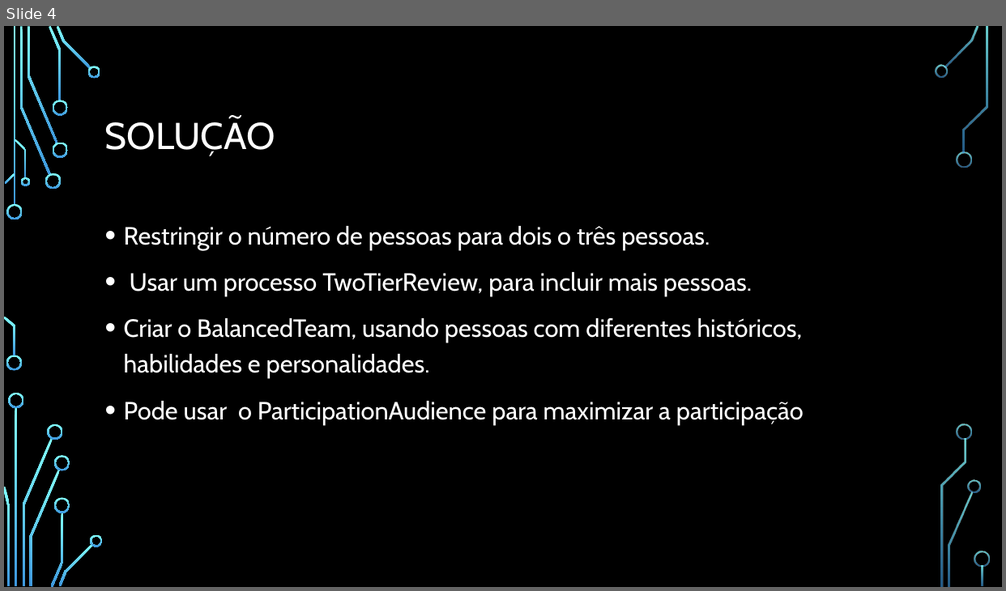
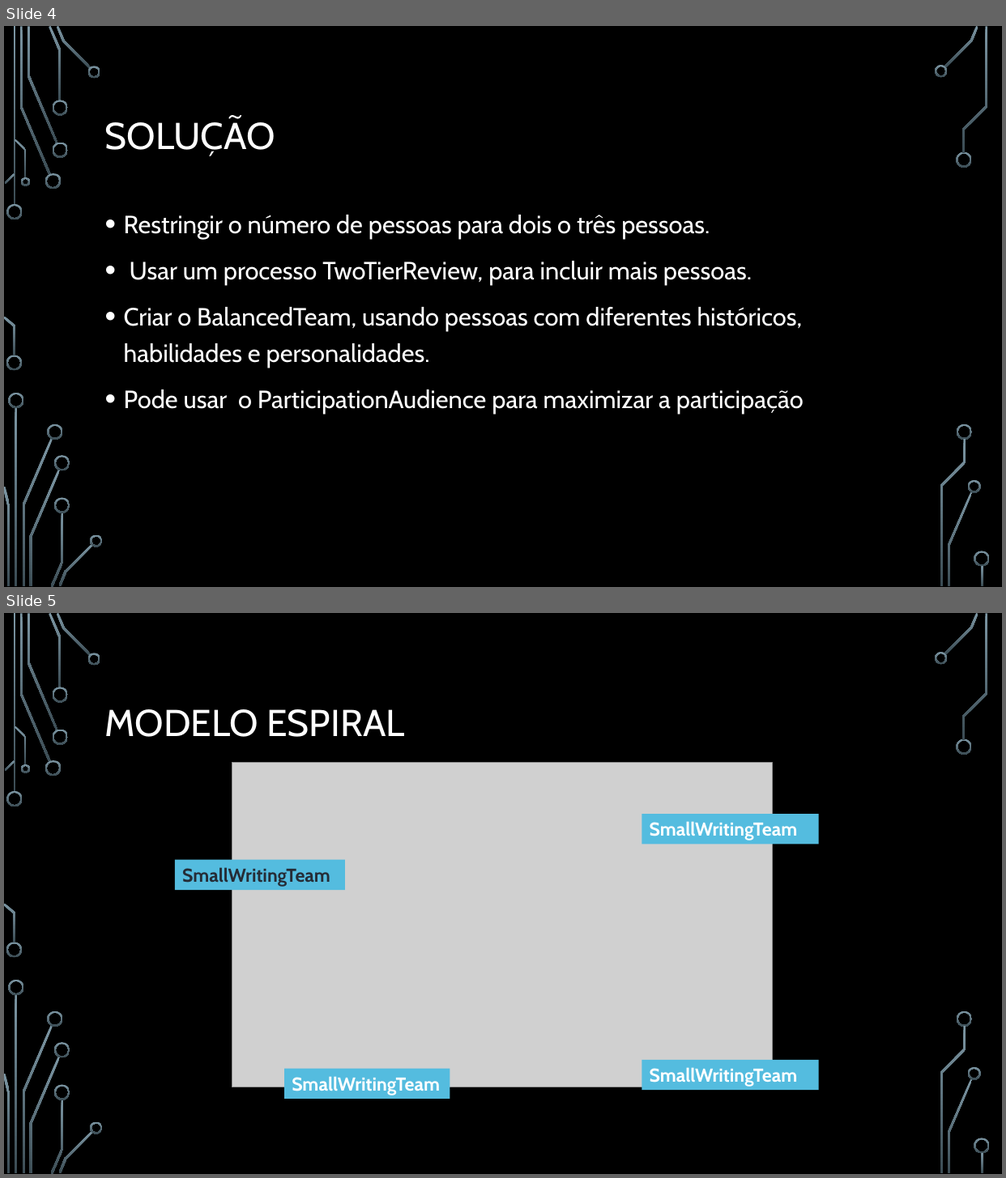
Before and after one commit to VPG6700/IPG-Engenharia-de-Software-II, a slide deck: Resumo-Padrões/SmallWritingTeam.pptx. Shown one above the other, each under a label of ours: slide 4 before the commit, slides 4 and 5 after it. The pictures are 1006x591 and 1006x1178 pixels, drawn with LibreOffice and Linux fonts; fonts in the diff are those of the drawing; grey boxes stand for pictures; background and template pictures are left out. Boxes give left, top, right and bottom in pixels: in the first picture for what was removed or moved away, otherwise in the second. Text is boxed around its words. In the diff, an @@ line names an element or a change of style, - is before the commit and + after.

```diff
--- a/Resumo-Padrões/SmallWritingTeam.pptx
+++ b/Resumo-Padrões/SmallWritingTeam.pptx
@@ slide 5 added at [4, 613, 1002, 1174], background picture (left out); not listed: 36 template elements that a slide beside it also shows @@
@@ title added at [105, 709, 404, 737], 36 pt, text #FFFFFF @@
+MODELO ESPIRAL
@@ picture added at [232, 763, 772, 1087] @@
@@ rectangle added at [641, 815, 819, 845], fill #54BCDF, 18 pt, text #FFFFFF, bold @@
+SmallWritingTeam
@@ rectangle added at [175, 860, 345, 890], fill #54BCDF, 18 pt, text #252C36, bold @@
+SmallWritingTeam
@@ rectangle added at [285, 1069, 450, 1099], fill #54BCDF, 18 pt, text #FFFFFF, bold @@
+SmallWritingTeam
@@ rectangle added at [641, 1060, 819, 1090], fill #54BCDF, 18 pt, text #FFFFFF, bold @@
+SmallWritingTeam
@@ slide 4 changed as well @@
@@ fill gradient #82FFFF to #3D97DE to gradient #7C96A3 to #3B4C54 in 36 elements at [7, 204, 23, 220], [6, 356, 22, 371], [20, 27, 50, 175], [45, 173, 61, 189], [27, 27, 57, 143], [49, 26, 62, 101], [52, 142, 68, 158], [52, 100, 68, 116], [57, 26, 91, 70], [88, 66, 101, 78], [5, 173, 15, 184], [4, 317, 15, 356], [15, 139, 27, 178], [20, 177, 29, 186], [15, 408, 18, 587], [22, 438, 52, 586], [9, 393, 24, 408], [4, 486, 9, 586], [48, 425, 63, 440], [29, 470, 60, 587], [50, 513, 63, 587], [54, 456, 70, 472], [54, 497, 70, 514], [58, 544, 93, 587], [90, 535, 103, 547], [944, 26, 978, 68], [935, 65, 948, 78], [957, 152, 972, 168], [948, 493, 973, 587], [968, 480, 981, 493], [963, 27, 987, 153], [957, 425, 973, 440], [940, 439, 966, 587], [974, 552, 990, 567], [982, 565, 984, 587], [13, 27, 15, 206] @@
@@ text "Restringir o número de pessoas ...": place and size @@
-text "Restringir o número de pessoas ..." at [124, 226, 803, 425]
+text "Restringir o número de pessoas ..." at [124, 215, 803, 414]
```
Also in this commit, not shown: 2 other slides changed, 3 other slides added, 1 slide removed.
